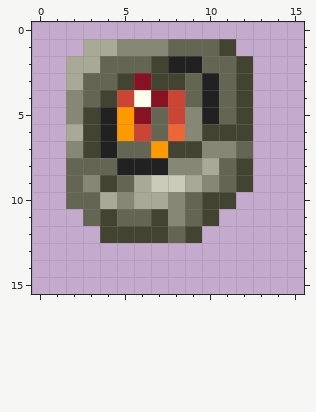
Two states of a pixel-art sprite, assets/death_core.png. This is how it looked before the edit.
The file is 16x16 pixels. The old version is drawn lined up with the new one.
Once edited:
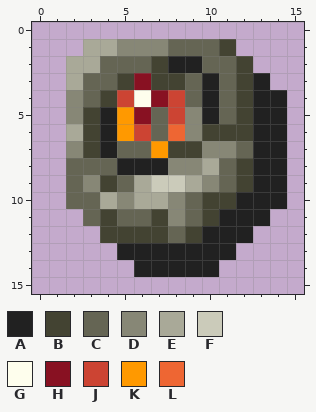
Palette (. is transparent): A #212121  B #434332  C #656554  D #878776  E #a9a998  F #cbcbba  G #fefeed  H #881122  J #cc4433  K #ff9900  L #ee6633
Commit message: Added shadow to core items
Diff:
whole drawing moved by -1,-1 (the old picture is shown already moved)
y 3: x 13 . -> A
y 4..9: x 13..14 .. -> AA
y 10: x 12..14 ... -> AAA
y 11: x 11..13 ... -> AAA
y 12: x 10..12 ... -> AAA
y 13: x 5..11 ....... -> AAAAAAA
y 14: x 6..10 ..... -> AAAAA
Pixel boxes of the changes (left, top, right, bottom) in both pictures:
added: (117, 73, 287, 277)
